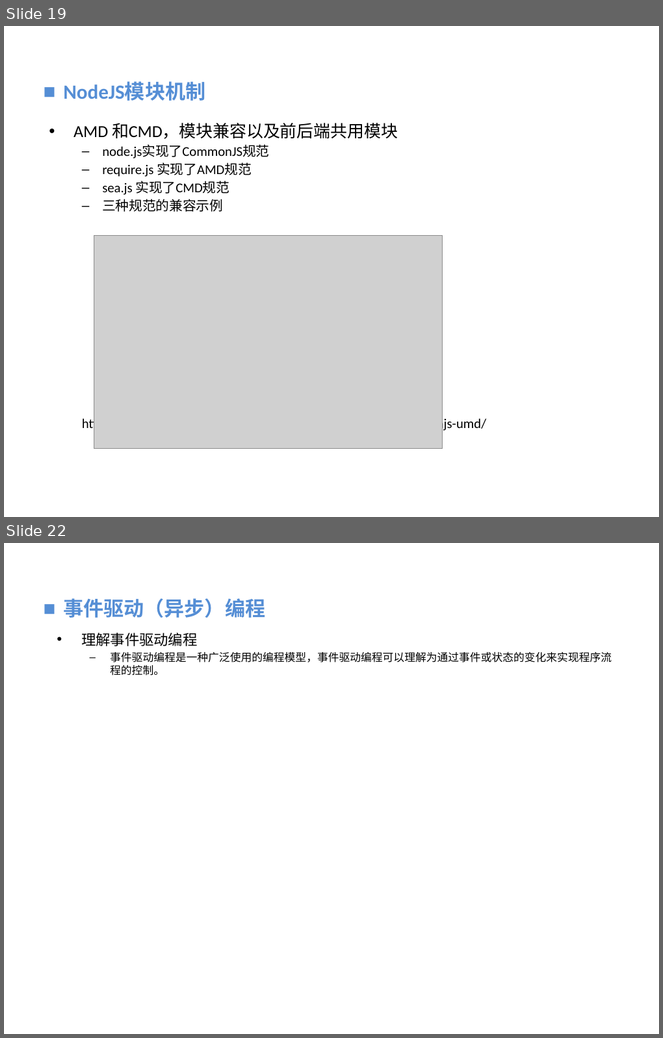
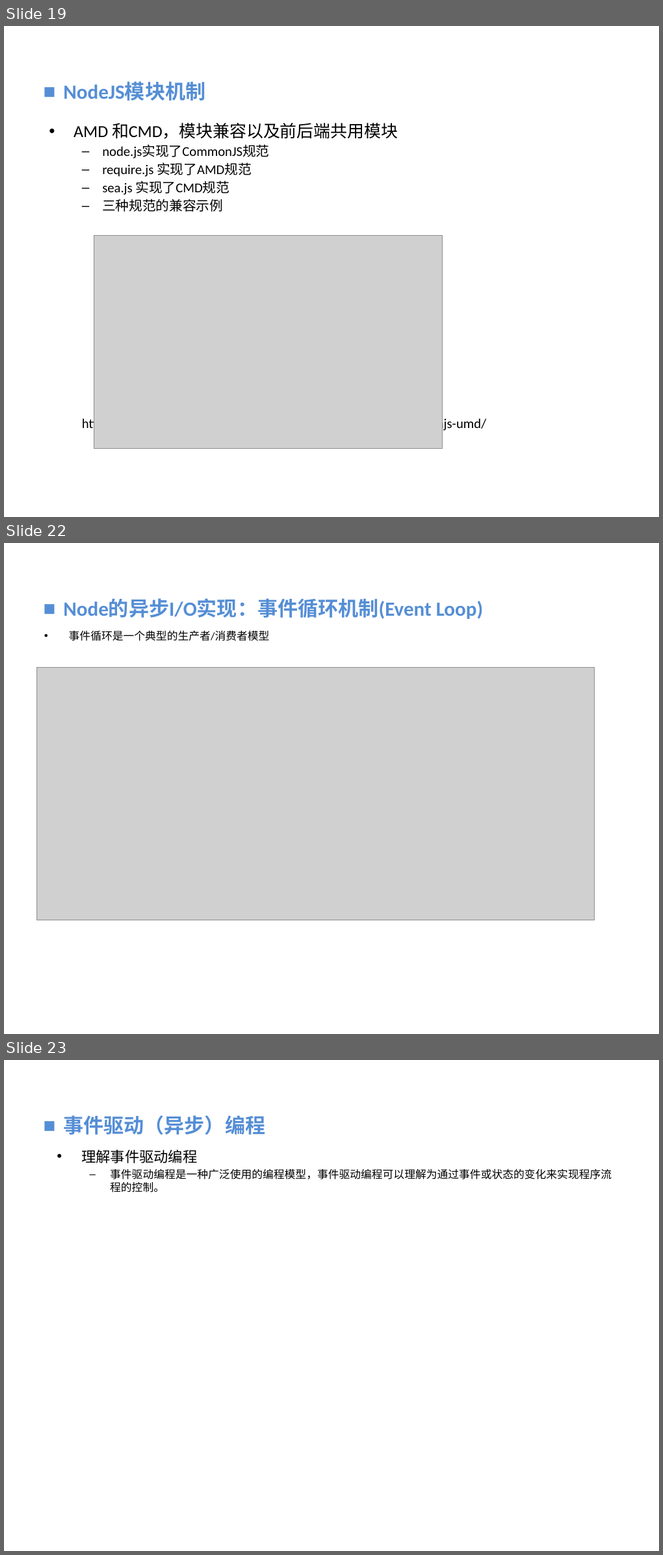
Before and after one commit to vaik/Documents, a slide deck: 我的分享/NodeJS基础概念理解.ppt. Shown one above the other, each under a label of ours: slides 19 and 22 before the commit, slides 19, 22 and 23 after it; the slides between them are not shown. The pictures are 663x1038 and 663x1555 pixels, drawn with LibreOffice and Linux fonts; fonts in the diff are those of the drawing; grey boxes stand for pictures; background and template pictures are left out. Boxes give left, top, right and bottom in pixels: in the first picture for what was removed or moved away, otherwise in the second. Text is boxed around its words. In the diff, an @@ line names an element or a change of style, - is before the commit and + after.

```diff
--- a/我的分享/NodeJS基础概念理解.ppt
+++ b/我的分享/NodeJS基础概念理解.ppt
@@ slide 22 added at (4,543,659,1034), background picture (left out) @@
@@ text added at (63,599,483,619), 22.2 pt, text #558ED5, bold @@
+■ Node的异步I/O实现：事件循环机制(Event Loop)
@@ text added at (69,631,270,641), 12 pt, text #000000 @@
+• 事件循环是一个典型的生产者/消费者模型
@@ picture added at (36,668,594,921) @@
@@ what was slide 22 is now slide 23 @@
```
Also in this commit, not shown: 4 slides changed, 1 other slide added, 1 slide removed.
